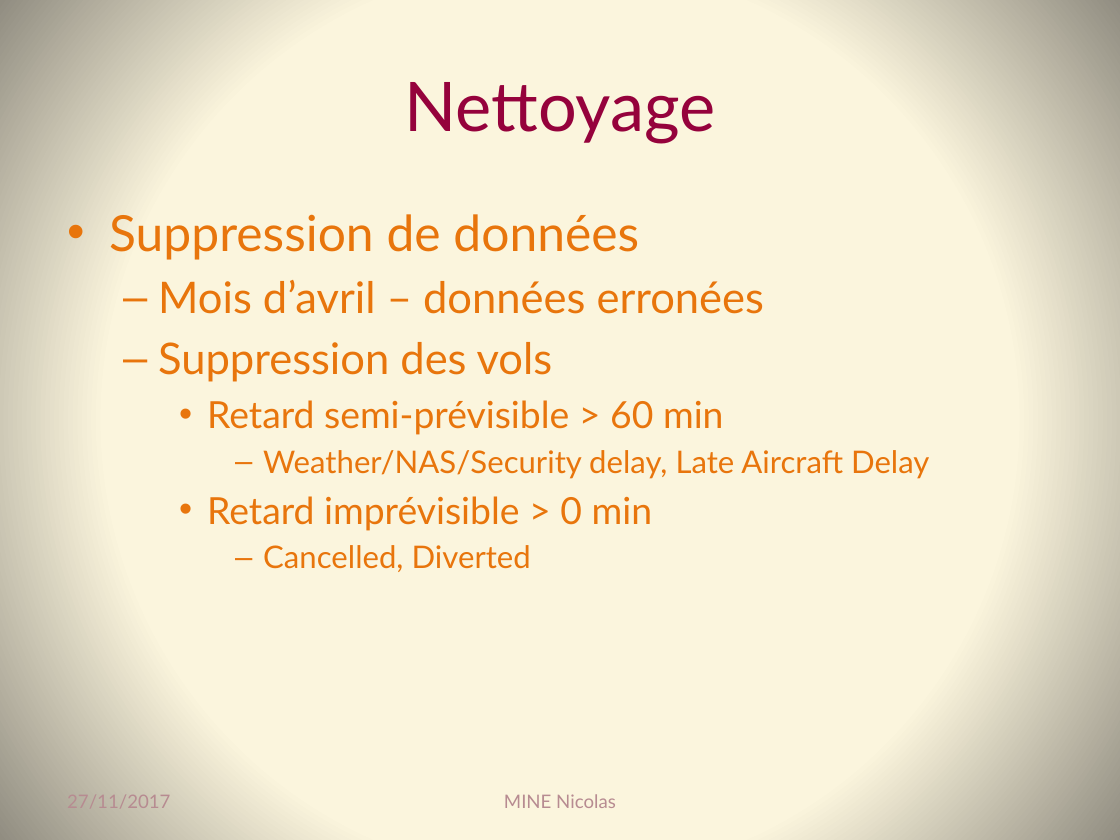
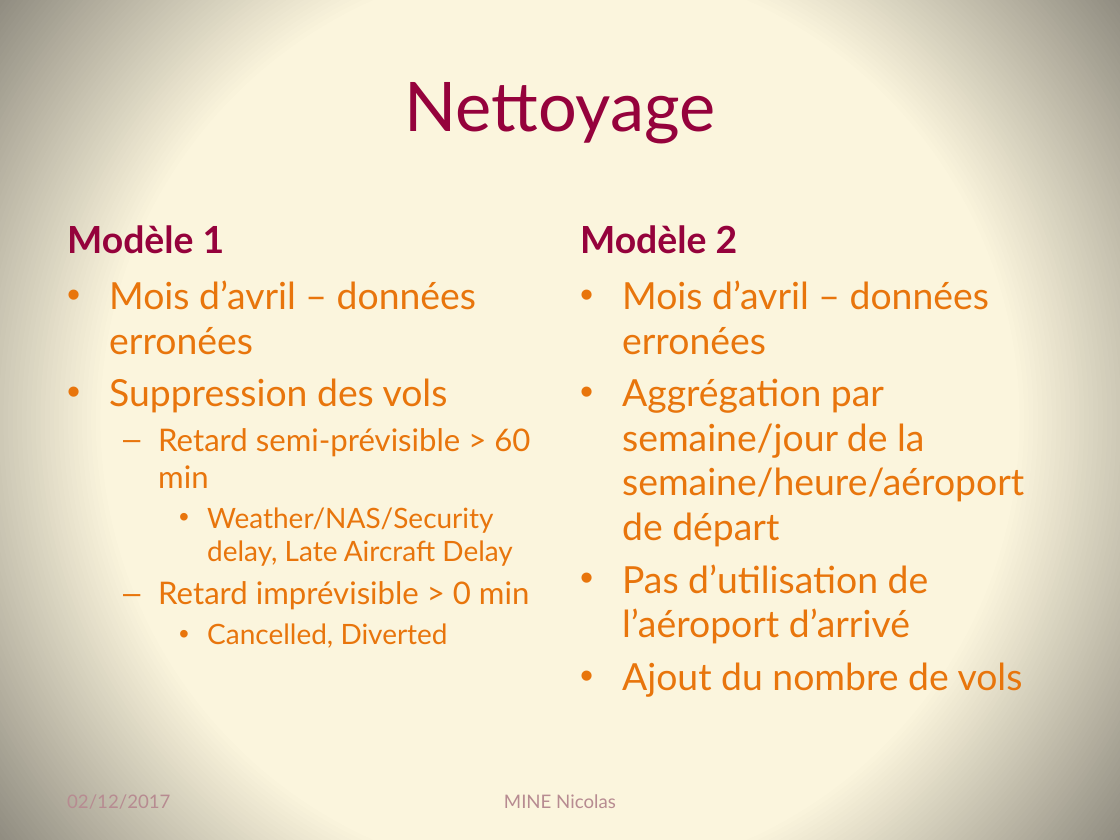
Before and after one commit to Coni63/OC_DS, a slide deck: slide 5 of P4/Presentation-projet_4.pptx. Drawn at 1120x840 pixels with LibreOffice and Linux fonts; fonts in the diff are those of the drawing. Boxes give left, top, right and bottom in pixels: in the first picture for what was removed or moved away, otherwise in the second. Text is boxed around its words. In the diff, an @@ line names an element or a change of style, - is before the commit and + after.

```diff
--- a/P4/Presentation-projet_4.pptx
+++ b/P4/Presentation-projet_4.pptx
@@ text added at (x1=67, y1=225, x2=225, y2=254), 24 pt, text #95023C, bold @@
+Modèle 1
@@ text at (x1=109, y1=214, x2=639, y2=260): paragraph removed @@
-• Suppression de données
@@ text added at (x1=580, y1=225, x2=738, y2=254), 24 pt, text #95023C, bold @@
+Modèle 2
@@ text "Mois d’avril – données erronées" moved from (x1=109, y1=214, x2=929, y2=572) to (x1=109, y1=280, x2=530, y2=648) @@
@@ text "Mois d’avril – données erronées" at (x1=109, y1=280, x2=530, y2=648): size 28 to 24 pt in "Mois d’avril – données erronées", "Suppression des vols"; size 24 to 20 pt in "Retard semi-prévisible > 60 min", "Retard imprévisible > 0 min"; size 20 to 18 pt in "Weather/NAS/Security delay, Late Aircraft Delay", "Cancelled, Diverted"; bullet – to •; list level 2 to 1 in "Mois d’avril – données erronées"; list level 2 to 1 in "Suppression des vols"; bullet • to –; list level 3 to 2 in "Retard semi-prévisible > 60 min"; list level 4 to 3 in "Weather/NAS/Security delay, Late Aircraft Delay"; list level 3 to 2 in "Retard imprévisible > 0 min"; list level 4 to 3 in "Cancelled, Diverted" @@
@@ text added at (x1=622, y1=280, x2=1024, y2=697), 24 pt, text #E8750C @@
+• Mois d’avril – données erronées
+• Aggrégation par semaine/jour de la semaine/heure/aéroport de départ
+• Pas d’utilisation de l’aéroport d’arrivé
+• Ajout du nombre de vols
@@ text at (x1=67, y1=795, x2=170, y2=808): text changed @@
-27/11/2017
+02/12/2017
```
Also in this commit, not shown: 21 other slides changed, 15 slides added, 1 slide removed, 25 other files.
